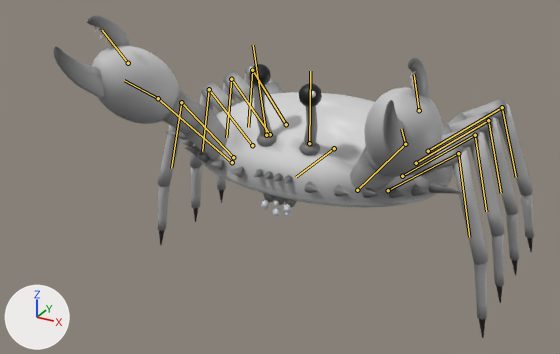
A saved change to the glTF model assets/monsters/crab.glb.
Both versions are drawn from a camera (50 mm lens) standing at (1.62, -3.56, 2.25) and looking at (-0.08, -0.47, 0.71). Arrows for +X, +Y and +Z are at lower left; the lights stay in place. The first picture is the older version. Both versions are drawn at frame 11 of the action 'attack'; the numbers are the values there. The bones that change, and the others that lie on the model, are drawn over the model as lines.

The first picture shows 'crab'.
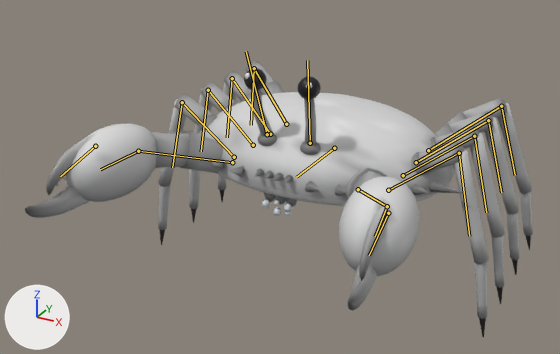
Location of each change, (x1, y1, x2, y2) in pixels of the pictures (560 x 354 px):
'crab', posed (15% shorter)
    before: (53, 15, 534, 338)
    after: (25, 61, 533, 337)
bone 'arm.L', root to tip
    before: (357, 190) to (405, 144)
    after: (358, 189) to (387, 206)
bone 'pincer.L', root to tip
    before: (419, 110) to (414, 74)
    after: (388, 213) to (369, 255)
bone 'arm.R', root to tip
    before: (232, 162) to (158, 98)
    after: (232, 162) to (138, 151)
bone 'pincer.R', root to tip
    before: (128, 63) to (102, 30)
    after: (95, 146) to (60, 176)
bone 'leg1.L_a', root to tip
    before: (402, 176) to (475, 135)
    after: (403, 175) to (474, 136)
bone 'leg1.L_b', root to tip
    before: (475, 135) to (486, 211)
    after: (474, 136) to (486, 212)
bone 'leg1.R_a', root to tip
    before: (252, 145) to (209, 89)
    after: (253, 145) to (208, 90)
bone 'leg3.L_a', root to tip
    before: (428, 151) to (502, 107)
    after: (428, 150) to (501, 106)
bone 'leg3.R_a', root to tip
    before: (286, 124) to (252, 70)
    after: (286, 124) to (254, 68)
bone 'leg3.R_b', root to tip
    before: (252, 70) to (248, 127)
    after: (254, 68) to (251, 125)
bone 'stalk.L', root to tip
    before: (309, 143) to (310, 71)
    after: (310, 143) to (307, 60)
bone 'stalk.R', root to tip
    before: (266, 135) to (253, 45)
    after: (267, 134) to (246, 51)

The edits, one by one:
Bone 'arm.L' (bone_arm_l) turns from (0, -17, 24) to (-2, 6, -9) degrees about its own x, y and z.
Bone 'pincer.L' (bone_pincer_l) turns from (0, -1, 18) to (0, 1, -11) degrees about its own x, y and z.
Bone 'arm.R' (bone_arm_r) turns from (0, 17, -24) to (-2, -6, 9) degrees about its own x, y and z.
Bone 'pincer.R' (bone_pincer_r) turns from (0, 1, -18) to (0, -1, 11) degrees about its own x, y and z.
Bone 'leg1.L_a' (bone_leg1_l_a) turns from (-3, -1, 3) to (0, 0, 0) degrees about its own x, y and z.
Bone 'leg1.L_b' (bone_leg1_l_b) turns from (3, 1, 1) to (0, 0, 0) degrees about its own x, y and z.
Bone 'leg1.R_a' (bone_leg1_r_a) turns from (-1, -1, -2) to (0, 0, 0) degrees about its own x, y and z.
Bone 'leg3.L_a' (bone_leg3_l_a) turns from (1, -1, -2) to (0, 0, 0) degrees about its own x, y and z.
Bone 'leg3.R_a' (bone_leg3_r_a) turns from (-1, 4, 1) to (0, 0, 0) degrees about its own x, y and z.
Bone 'leg3.R_b' (bone_leg3_r_b) turns from (3, -1, 0) to (0, 0, 0) degrees about its own x, y and z.
Bone 'stalk.L' (bone_stalk_l) turns from (7, 15, -5) to (0, 0, 0) degrees about its own x, y and z.
Bone 'stalk.R' (bone_stalk_r) turns from (-11, -13, 3) to (0, 0, 0) degrees about its own x, y and z.
